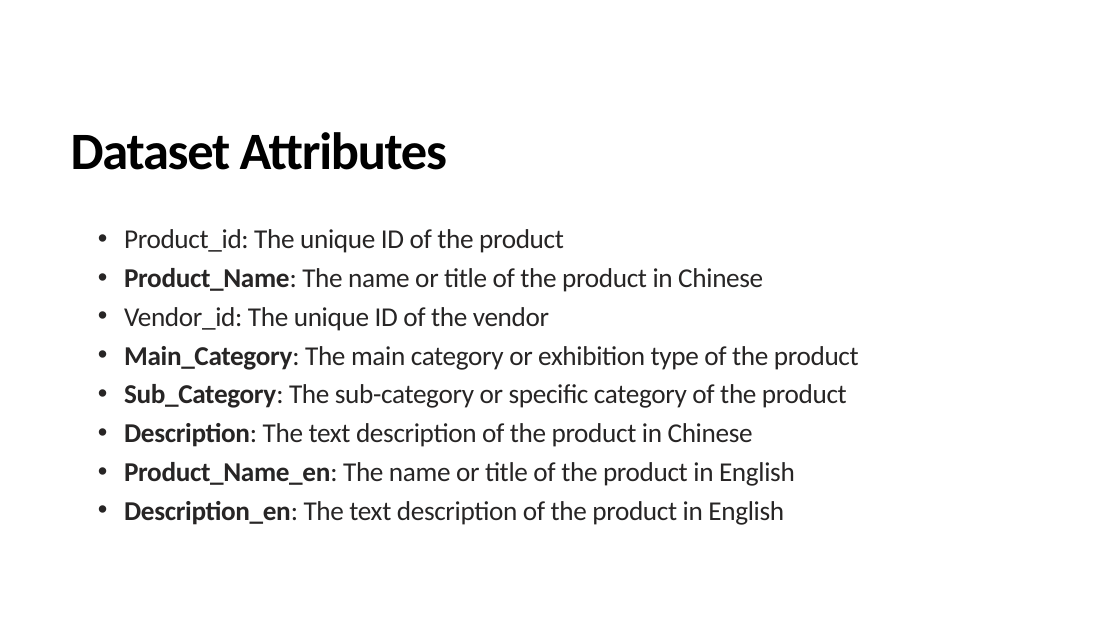
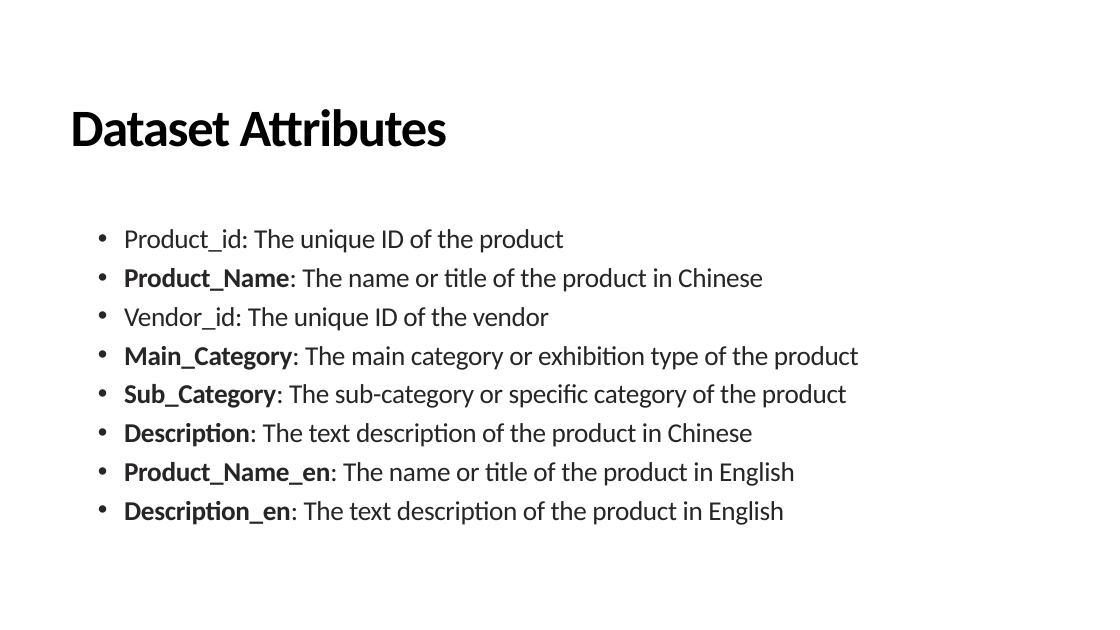
Before and after one commit to ywchen814/ExpoRecSys-Item-Recommendation-with-Flask-API-and-Elasticsearch, a slide deck: slide 3 of Item-Based-Recommendation_Yuwei Chen.pptx. Drawn at 1120x630 pixels with LibreOffice and Linux fonts; fonts in the diff are those of the drawing. Boxes give left, top, right and bottom in pixels: in the first picture for what was removed or moved away, otherwise in the second. Text is boxed around its words. In the diff, an @@ line names an element or a change of style, - is before the commit and + after.

```diff
--- a/Item-Based-Recommendation_Yuwei Chen.pptx
+++ b/Item-Based-Recommendation_Yuwei Chen.pptx
@@ background #F5F5F5 to #FFFFFF @@
@@ text "Dataset Attributes" moved from (x1=71, y1=132, x2=447, y2=170) to (x1=71, y1=109, x2=447, y2=147) @@
```
Also in this commit, not shown: 11 other slides changed, 5 slides added, 1 slide removed, 2 other files.
